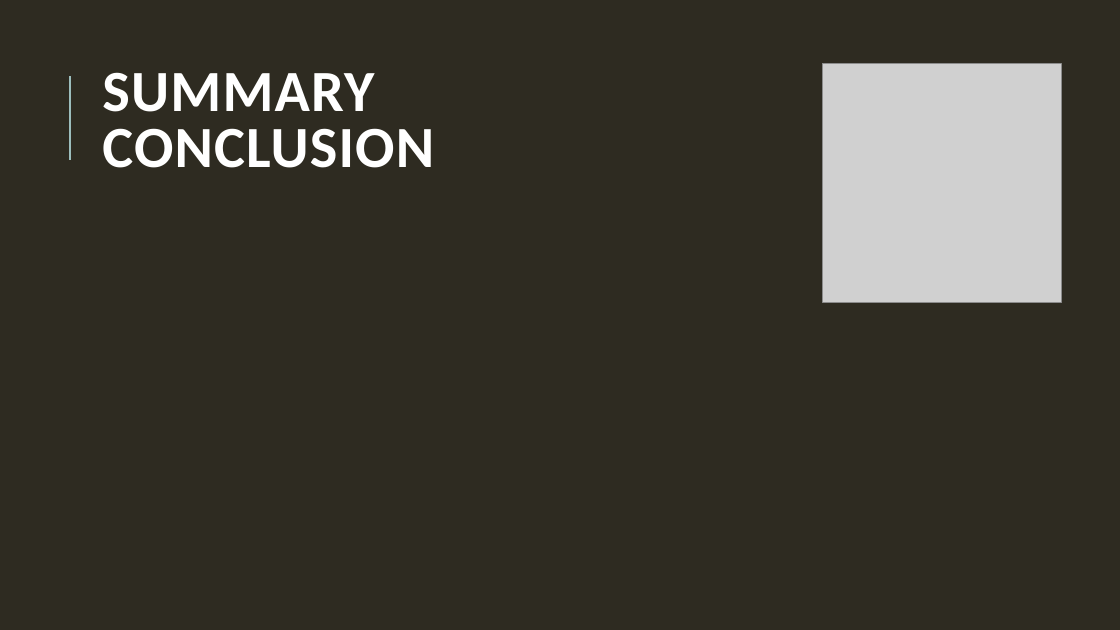
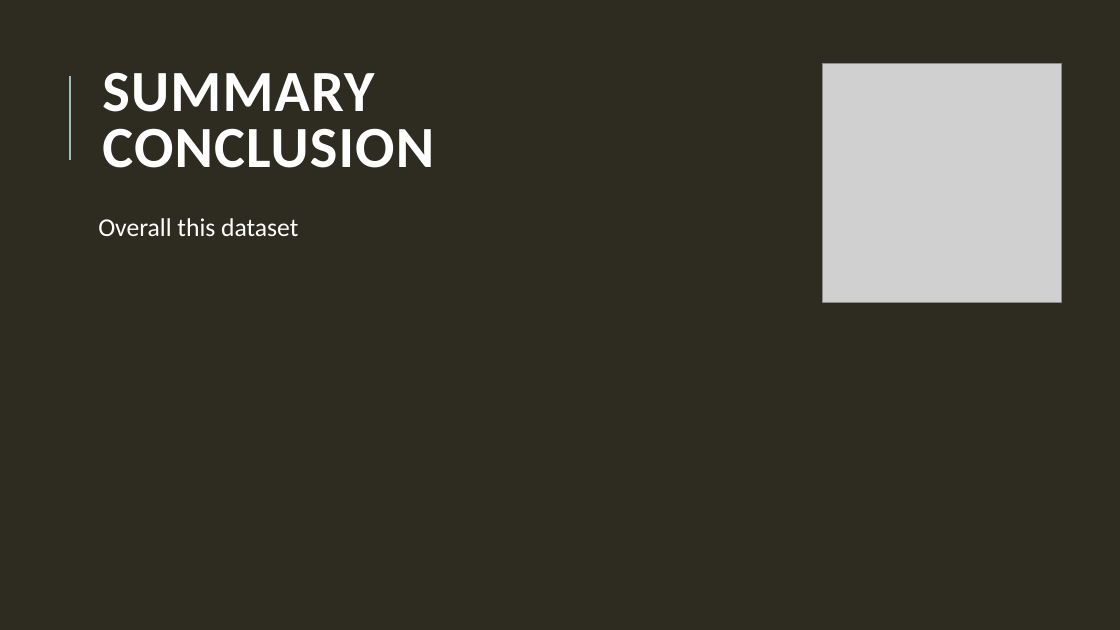
Before and after one commit to sk1990/Project_1_starbucks, a slide deck: slide 11 of Deeper dive and analysis of Starbucks locations.pptx (slide 13 before the commit). Drawn at 1120x630 pixels with LibreOffice and Linux fonts; fonts in the diff are those of the drawing; grey boxes stand for pictures. Boxes give left, top, right and bottom in pixels: in the first picture for what was removed or moved away, otherwise in the second. Text is boxed around its words. In the diff, an @@ line names an element or a change of style, - is before the commit and + after.

```diff
--- a/Deeper dive and analysis of Starbucks locations.pptx
+++ b/Deeper dive and analysis of Starbucks locations.pptx
@@ text added at (98,218,298,236), 22 pt, text #FFFFFF @@
+Overall this dataset
```
Also in this commit, not shown: 6 other slides changed, 1 slide added, 4 slides removed.
